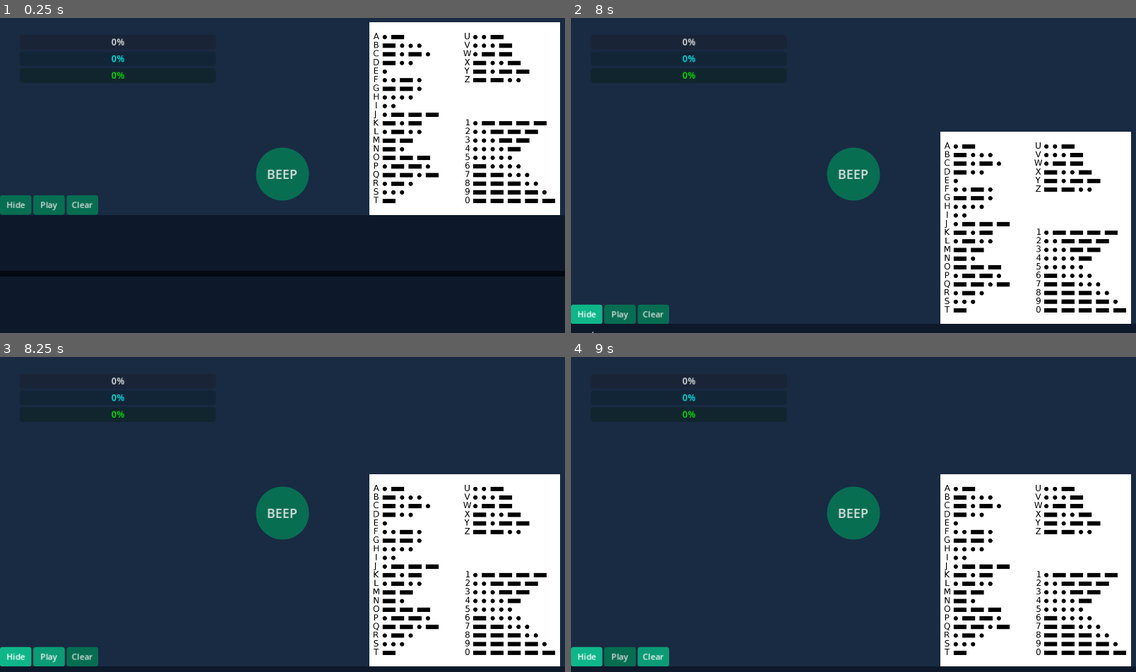
Above: before the commit, frames 1-4 (two rows, left to right).
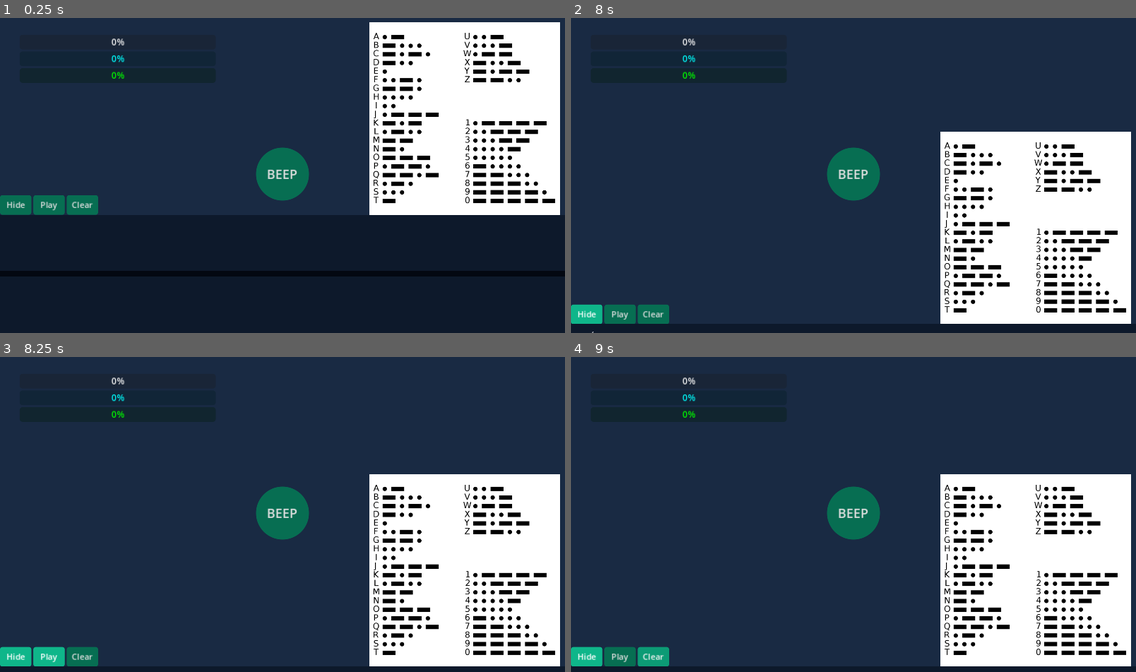
Above: after the commit, the same moments.

Repository: popcar2/MorseCodeSimulator
Game: Godot game, scene res://Scenes/main.tscn
The game is run twice, just before and just after one commit, with the same random seed, the same clock (stepped at 60 frames per second) and the same inputs.
Inputs:
- Up to frame 1 (0.25 s): no input
- Up to frame 2 (8 s): click "BEEP" at 0.5 s; click "Clear" at 1.25 s; click "Play" at 2 s; click "Play" at 2.75 s; click "Hide" at 3.5 s; click "BEEP" at 4.25 s; click "Hide" at 5 s; click "Clear" at 5.75 s; click "BEEP" at 6.5 s; click "Hide" at 7.25 s
- Up to frame 3 (8.25 s): click "Play" at 8 s
- Up to frame 4 (9 s): click "Clear" at 8.75 s

Frames 1-2 are identical in both runs. In frame 3, 0.3% of the frame differs, in the area x 6-12%, y 92-99%; in frame 4, nothing differs.

Commit message:
Add text highlight on playback, ability to interrupt playback, more QoL features

Diff:
--- a/Nodes/settings_menu.tscn
+++ b/Nodes/settings_menu.tscn
@@ -70,7 +70,7 @@
 
 [node name="Morse Speed Label" type="Label" parent="Settings Menu/TabContainer/Settings/VBoxContainer/Morse Speed Container"]
 layout_mode = 2
-text = "Morse Speed"
+text = "Morse Typing Speed"
 
 [node name="Morse Speed Option" type="OptionButton" parent="Settings Menu/TabContainer/Settings/VBoxContainer/Morse Speed Container"]
 unique_name_in_owner = true
--- a/Scenes/main.tscn
+++ b/Scenes/main.tscn
@@ -57,6 +57,7 @@
 grow_horizontal = 2
 grow_vertical = 2
 focus_mode = 0
+mouse_default_cursor_shape = 2
 theme = ExtResource("5_lqst7")
 keep_pressed_outside = true
 text = "BEEP"
@@ -137,6 +138,7 @@
 size_flags_horizontal = 3
 focus_mode = 0
 theme_override_font_sizes/font_size = 17
+toggle_mode = true
 text = "Play"
 
 [node name="Reset Button" type="Button" parent="Bottom Panels/Panel Buttons"]
--- a/Scripts/helper_functions.gd
+++ b/Scripts/helper_functions.gd
@@ -55,28 +55,37 @@
 			'ETETE': translated_text += '+'
 			'TEEEET': translated_text += '-'
 			'TEEET': translated_text += '='
+			'ETTTTE': translated_text += "'"
+			'TEETE': translated_text += '/'
+			'ETEETE': translated_text += '"'
+			'TETTE': translated_text += '('
+			'TETTET': translated_text += ')'
 
 			_: translated_text += '☐'
 
 	return translated_text
 
-func highlight_last_word(text: String):
+func highlight_specific_word(text: String, idx: int):
 	var split_text: PackedStringArray = text.split(' ')
-	var has_slash = split_text[-1].begins_with('|')
+	var has_slash = split_text[idx].begins_with('|')
 
 	if has_slash:
-		split_text[-1] = split_text[-1].trim_prefix('|')
+		split_text[idx] = split_text[idx].trim_prefix('|')
 
-	split_text[-1] = '[color=red]' + split_text[-1] + '[/color]'
+	split_text[idx] = '[color=red]' + split_text[idx] + '[/color]'
 
 	if has_slash:
-		split_text[-1] = '|' + split_text[-1]
+		split_text[idx] = '|' + split_text[idx]
 
 	return ' '.join(split_text)
 
-func highlight_last_letter(text: String):
-	text = text.insert(text.length() - 1, "[color=red]")
-	text = text.insert(text.length(), '[/color]')
+func highlight_specific_letter(text: String, idx: int):
+	if idx < 0:
+		text = text.insert(text.length() - idx - 2, "[color=red]")
+		text = text.insert(text.length() - idx + 1, '[/color]')
+	else:
+		text = text.insert(idx, "[color=red]")
+		text = text.insert(text.find(']', idx) + 2, '[/color]')
 	return text
 
 func strip_bbcode(text: String):
--- a/Scripts/morse_controller.gd
+++ b/Scripts/morse_controller.gd
@@ -21,7 +21,7 @@
 	letter_timer.connect("timeout", _on_letter_timer_timeout)
 	reset_button.connect("pressed", reset_label)
 	hide_button.connect("toggled", _hide_panel_toggled)
-	play_morse_button.connect("pressed", _on_play_morse_button_pressed)
+	play_morse_button.connect("toggled", _on_play_morse_button_toggled)
 
 func _input(event):
 	if event.is_action_pressed("press_morse"):
@@ -38,6 +38,7 @@
 	word_timer.start(SettingsMenu.word_time)
 	morse_audio.play()
 	is_held = true
+	is_playing_back = false
 
 func _on_morse_button_up():
 	if !is_held:
@@ -52,9 +53,9 @@
 	morse_audio.stop()
 	is_held = false
 
-	morse_label.text = HelperFunctions.highlight_last_word(HelperFunctions.strip_bbcode(morse_label.text))
-	normal_label.text = HelperFunctions.highlight_last_letter(
-		HelperFunctions.morse_to_text(HelperFunctions.strip_bbcode(morse_label.text)))
+	morse_label.text = HelperFunctions.highlight_specific_word(HelperFunctions.strip_bbcode(morse_label.text), -1)
+	normal_label.text = HelperFunctions.highlight_specific_letter(
+		HelperFunctions.morse_to_text(HelperFunctions.strip_bbcode(morse_label.text)), -1)
 
 func _on_word_timer_timeout():
 	if !is_held:
@@ -72,6 +73,7 @@
 	normal_label.text = ''
 	letter_timer.stop()
 	word_timer.stop()
+	is_playing_back = false
 
 func _hide_panel_toggled(toggled: bool):
 	var tween: Tween = create_tween()
@@ -82,14 +84,24 @@
 	else:
 		tween.tween_property(%'Bottom Panels', "position:y", 230, 1)
 
-func _on_play_morse_button_pressed():
+func _on_play_morse_button_toggled(_toggled: bool):
 	if is_playing_back:
+		reset_play_morse_button()
 		return
 
 	is_playing_back = true
+	var word_count: int = 0
+	var space_count: int = 0 # For skipping spaces when highlighting letters
 	for c in morse_label.text:
 		if !is_playing_back:
+			reset_play_morse_button()
 			return
+
+		if c != '|':
+			morse_label.text = HelperFunctions.highlight_specific_word(
+				HelperFunctions.strip_bbcode(morse_label.text), word_count)
+			normal_label.text = HelperFunctions.highlight_specific_letter(
+				HelperFunctions.strip_bbcode(normal_label.text), word_count + space_count)
 
 		if c == 'E':
 			morse_audio.play()
@@ -102,7 +114,18 @@
 			morse_audio.stop()
 			await get_tree().create_timer(0.05).timeout
 		elif c == ' ':
+			word_count += 1
 			await get_tree().create_timer(0.15).timeout
 		elif c == '|':
+			space_count += 1
 			await get_tree().create_timer(0.4).timeout
 	is_playing_back = false
+	morse_label.text = HelperFunctions.strip_bbcode(morse_label.text)
+	normal_label.text = HelperFunctions.strip_bbcode(normal_label.text)
+	play_morse_button.set_pressed_no_signal(false)
+
+func reset_play_morse_button():
+	is_playing_back = false
+	morse_label.text = HelperFunctions.strip_bbcode(morse_label.text)
+	normal_label.text = HelperFunctions.strip_bbcode(normal_label.text)
+	play_morse_button.set_pressed_no_signal(false)
